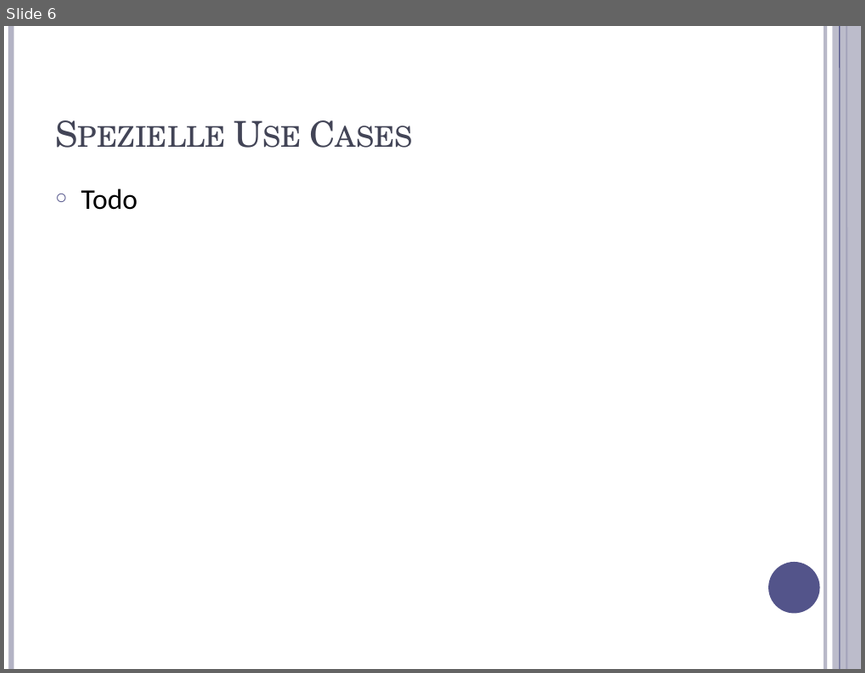
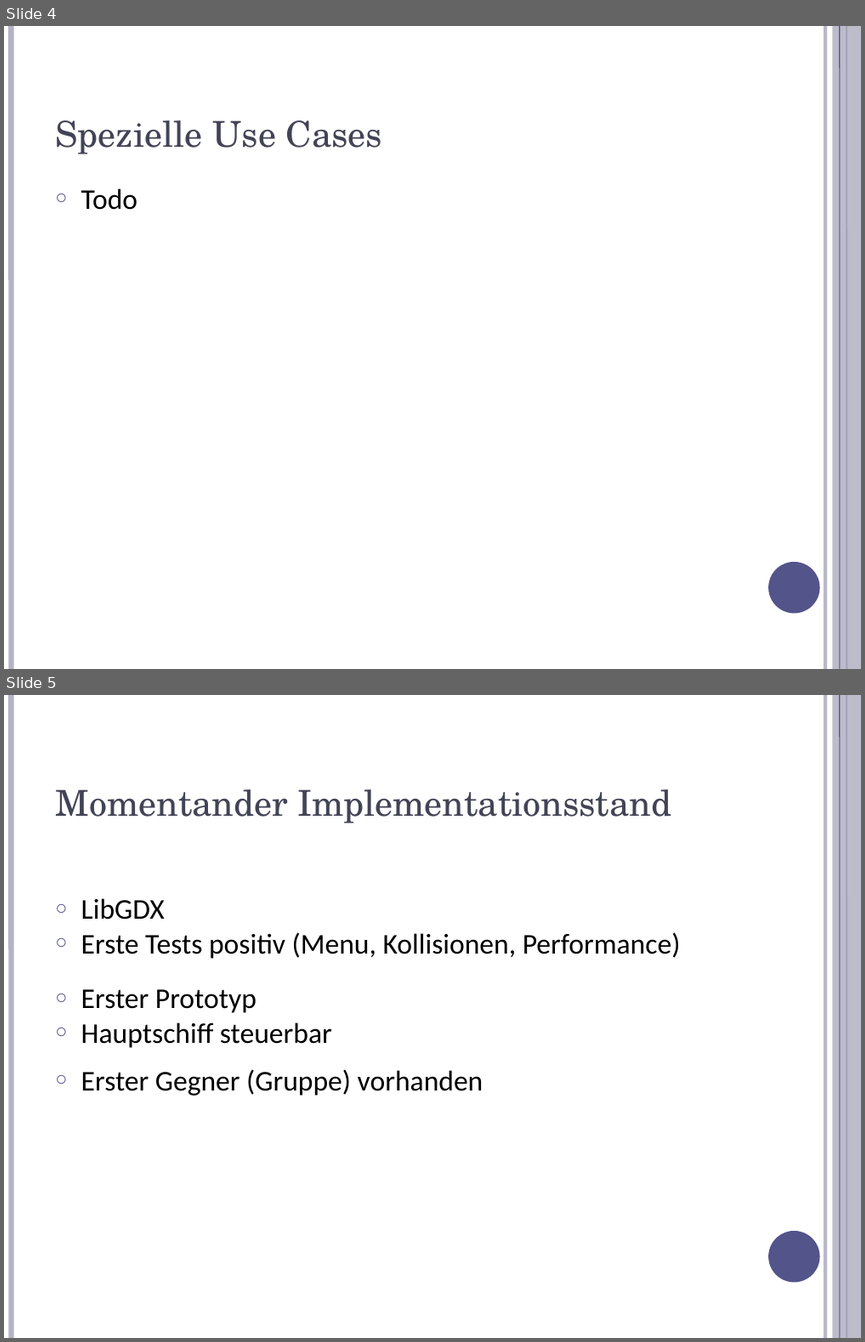
Before and after one commit to stoeffel/SEPS-GRP1, a slide deck: documentation/presentation/Analyse/presentation2.odp. Shown one above the other, each under a label of ours: slide 6 before the commit, slides 4 and 5 after it. The pictures are 865x673 and 865x1342 pixels, drawn with LibreOffice and Linux fonts; fonts in the diff are those of the drawing. Boxes give left, top, right and bottom in pixels: in the first picture for what was removed or moved away, otherwise in the second. Text is boxed around its words. In the diff, an @@ line names an element or a change of style, - is before the commit and + after.

```diff
--- a/documentation/presentation/Analyse/presentation2.odp
+++ b/documentation/presentation/Analyse/presentation2.odp
@@ slide 5 added at bbox=[4, 695, 861, 1338], background #FFFFFF; not listed: 6 template elements that a slide beside it also shows @@
@@ title added at bbox=[55, 789, 672, 823], 30 pt, text #424456 @@
+Momentander Implementationsstand
@@ text added at bbox=[81, 898, 681, 1095], 24 pt, text #000000 @@
+○ LibGDX
+  ○ Erste Tests positiv (Menu, Kollisionen, Performance)
+○ Erster Prototyp
+  ○ Hauptschiff steuerbar
+  ○ Erster Gegner (Gruppe) vorhanden
@@ what was slide 6 is now slide 4 @@
@@ slide 4 changed as well @@
@@ title "Spezielle Use Cases" at bbox=[55, 120, 383, 154]: small capitals off @@
```
Also in this commit, not shown: 5 other slides changed, 2 other slides added, 3 slides removed.
